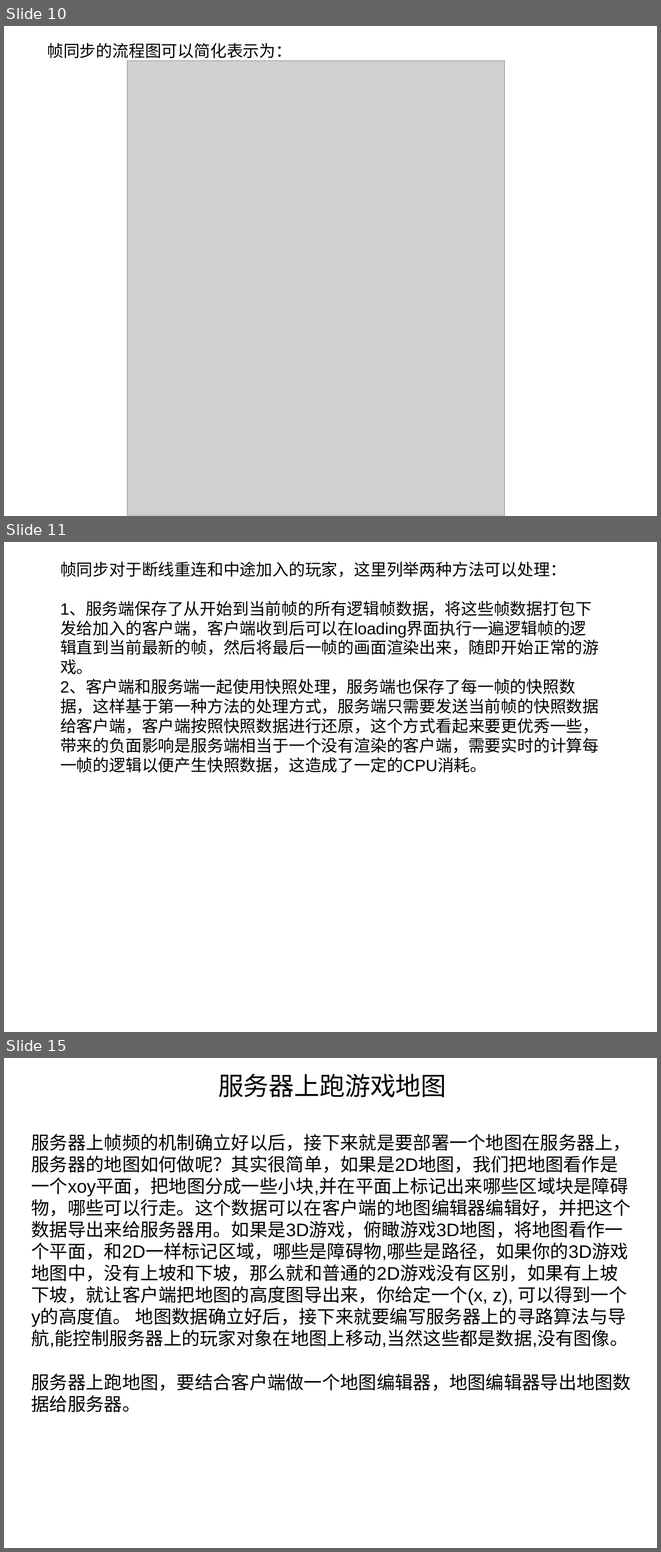
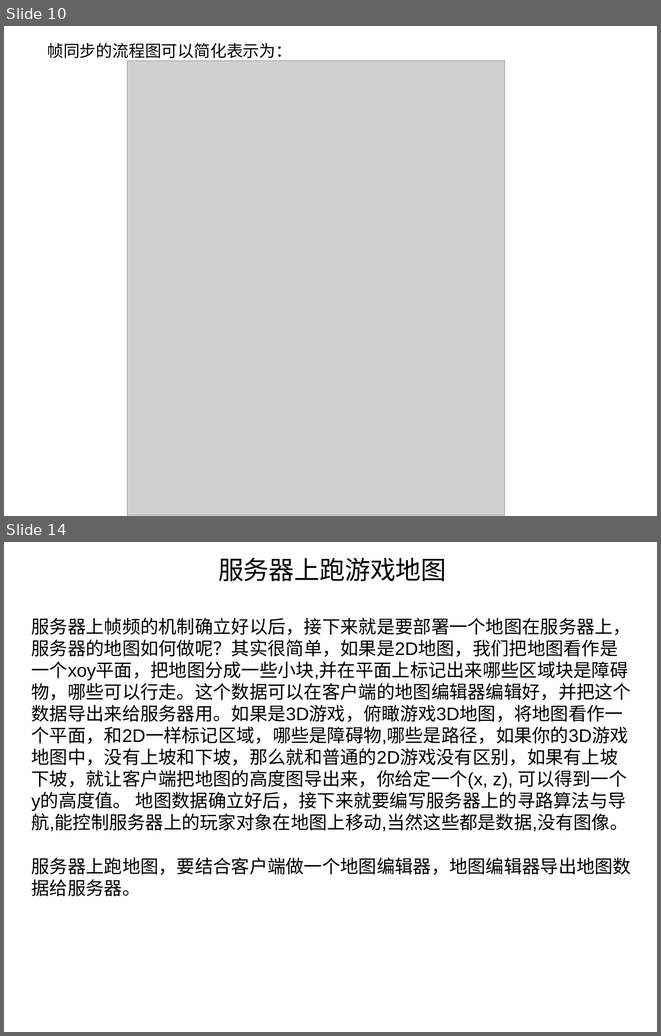
Before and after one commit to cyk88888888/LockStep-StateSynchronization, a slide deck: 浅析帧同步和状态同步.ppt. Shown one above the other, each under a label of ours: slides 10, 11 and 15 before the commit, slides 10 and 14 after it; the slides between them are not shown. The pictures are 661x1552 and 661x1036 pixels, drawn with LibreOffice and Linux fonts; fonts in the diff are those of the drawing; grey boxes stand for pictures. Boxes give left, top, right and bottom in pixels: in the first picture for what was removed or moved away, otherwise in the second. Text is boxed around its words. In the diff, an @@ line names an element or a change of style, - is before the commit and + after.

```diff
--- a/浅析帧同步和状态同步.ppt
+++ b/浅析帧同步和状态同步.ppt
@@ slide 11 removed at [4, 542, 657, 1032], background #FFFFFF @@
@@ text removed at [60, 562, 599, 773] @@
-帧同步对于断线重连和中途加入的玩家，这里列举两种方法可以处理：
-1、服务端保存了从开始到当前帧的所有逻辑帧数据，将这些帧数据打包下发给加入的客户端，客户端收到后可以在loading界面执行一遍逻辑帧的逻辑直到当前最新的帧，然后将最后一帧的画面渲染出来，随即开始正常的游戏。
-2、客户端和服务端一起使用快照处理，服务端也保存了每一帧的快照数据，这样基于第一种方法的处理方式，服务端只需要发送当前帧的快照数据给客户端，客户端按照快照数据进行还原，这个方式看起来要更优秀一些，带来的负面影响是服务端相当于一个没有渲染的客户端，需要实时的计算每一帧的逻辑以便产生快照数据，这造成了一定的CPU消耗。
@@ what was slide 15 is now slide 14 @@
```
Also in this commit, not shown: 4 slides changed, 1 slide added, 1 other slide removed, 1 other file.
